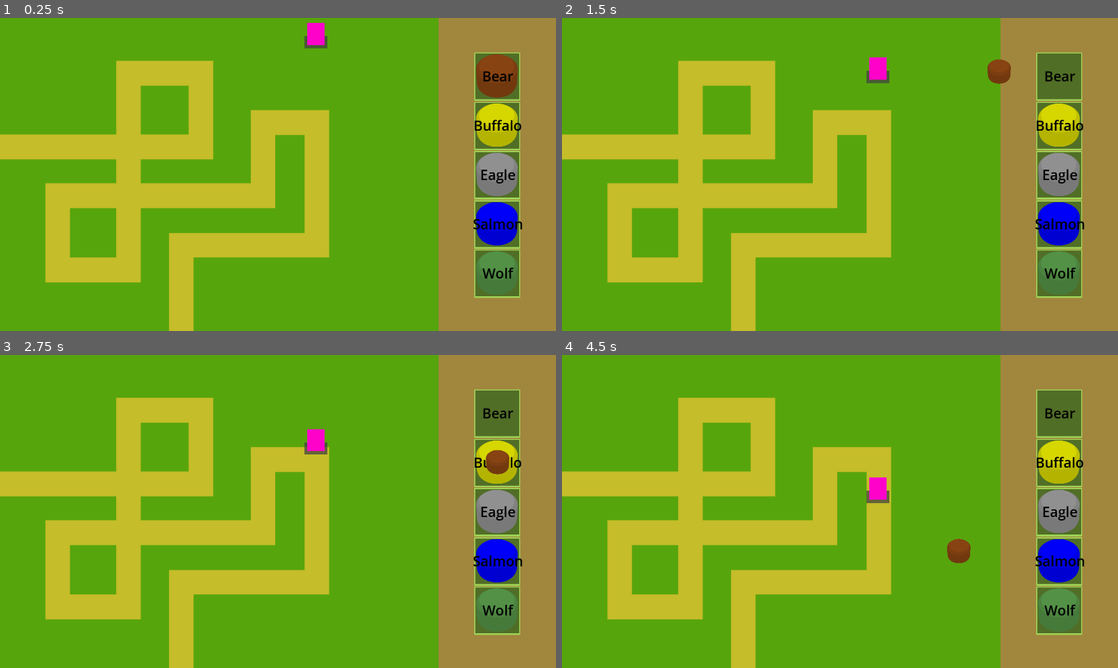
Above: before the commit, frames 1-4 (two rows, left to right).
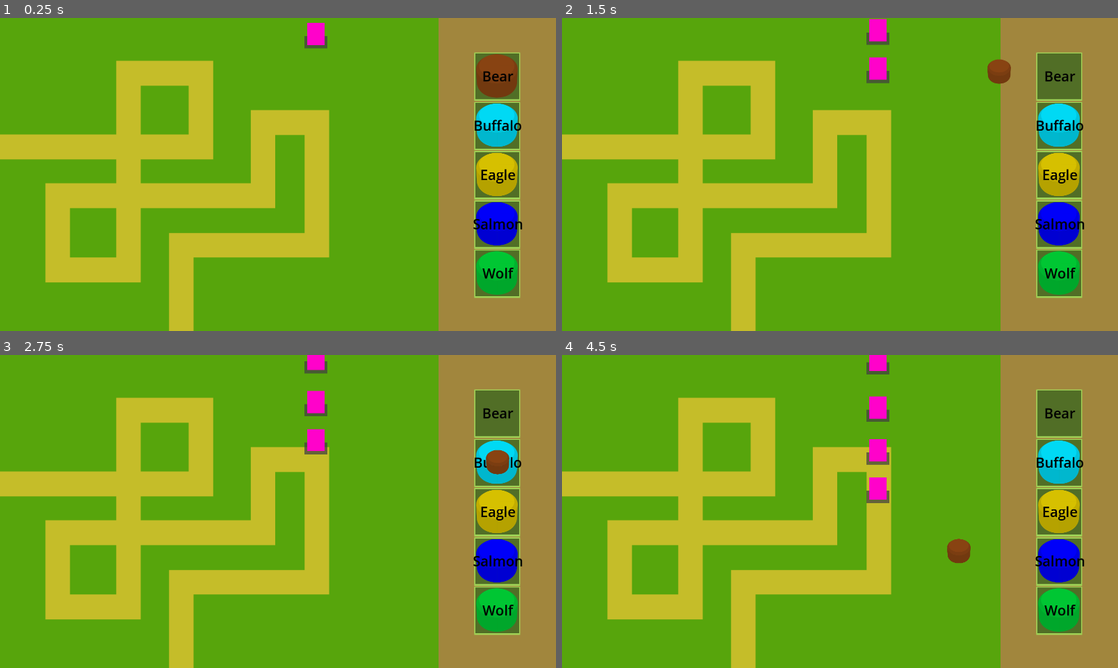
Above: after the commit, the same moments.

Repository: Gatreh/totem-tower-defence
Game: Godot game, scene res://scenes/level.tscn
Same seed, same stepped clock (60 frames per second), same inputs: the game is played once before the commit and once after it. This scene is started directly instead of the project's main scene.
Inputs (mouse positions are in pixels of both pictures, inside the frame that each line leads up to):
- Up to frame 1 (0.25 s): no input
- Up to frame 2 (1.5 s): drag from (728, 108) to (878, 39) at 0.52 s; drag from (1062, 77) to (878, 61) at 1.27 s
- Up to frame 3 (2.75 s): move the mouse to (500, 461) at 2.02 s; hold Right mouse button (right_mouse) from 2.03 s (still down); click (500, 461) at 2.17 s
- Up to frame 4 (4.5 s): release Right mouse button (right_mouse) at 2.75 s; drag from (1062, 511) to (728, 445) at 2.77 s; drag from (1062, 561) to (867, 511) at 3.52 s; drag from (1062, 608) to (756, 433) at 4.27 s

The runs differ from the first frame. In frame 1, 2.5% of the frame differs, in the area x 85-94%, y 27-89%; in frame 2, 2.8%; in frame 3, 2.7%; in frame 4, 3.3%, in the area x 54-94%, y 0-89%.

Commit message:
Added functionality for the attack types Global.AttackTypes.QUAKE and Global.AttackType.Chain

Diff:
--- a/data/resources/totem.gd
+++ b/data/resources/totem.gd
@@ -10,13 +10,14 @@
 @export var base_texture: Texture2D
 ## The colour to change the base_texture with.
 @export var modulation_color: Color = Color.WHITE
+
 @export_category("Tier 1 Stats")
 ## The base damage that is applied to the [TotemPole].
 @export var base_damage : int = 15
 ## The base attack speed that is applied to the [TotemPole]. Espressed in attacks per second.
 @export var base_attack_speed: float = 1.0
 ## The base range that is applied to the [TotemPole].
-@export var base_range : int = 600
+@export var base_range : int = 240
 ## The [member AttackType] that is applied to the [TotemPole].
 @export var attack_type : AttackType
 
@@ -27,6 +28,7 @@
 ## The ["global.gd".Element] that is applied to the [TotemPole].
 @export var element : Global.Element
 @export var gimmick : Global.Gimmick
+
 @export_category("Tier 3 Stats")
 
 ## This defines the different types of attacks that a [TotemPole] can use.
--- a/data/resources/totem_bear.tres
+++ b/data/resources/totem_bear.tres
@@ -13,7 +13,7 @@
 modulation_color = Color(0.545098, 0.270588, 0.0745098, 1)
 base_damage = 10
 base_attack_speed = 1.5
-base_range = 450
+base_range = 180
 attack_type = 2
 damage_multiplier = 1.2
 attack_speed_multiplier = 1.2
--- a/data/resources/totem_buffalo.tres
+++ b/data/resources/totem_buffalo.tres
@@ -10,7 +10,7 @@
 script = SubResource("GDScript_yv8pe")
 name = "Buffalo"
 base_texture = ExtResource("1_ccvr5")
-modulation_color = Color(0.858188, 0.858189, 1.15514e-06, 1)
+modulation_color = Color(4.42803e-06, 0.870437, 0.978577, 1)
 base_damage = 15
 base_attack_speed = 1.0
 base_range = 600
--- a/data/resources/totem_eagle.tres
+++ b/data/resources/totem_eagle.tres
@@ -10,10 +10,10 @@
 script = SubResource("GDScript_amcd7")
 name = "Eagle"
 base_texture = ExtResource("1_n62cu")
-modulation_color = Color(0.577008, 0.577008, 0.577008, 1)
+modulation_color = Color(0.860178, 0.769752, 0, 1)
 base_damage = 30
 base_attack_speed = 0.5
-base_range = 1200
+base_range = 480
 attack_type = 3
 damage_multiplier = 1.2
 attack_speed_multiplier = 1.1
--- a/data/resources/totem_salmon.tres
+++ b/data/resources/totem_salmon.tres
@@ -13,7 +13,7 @@
 modulation_color = Color(0, 0, 1, 1)
 base_damage = 7
 base_attack_speed = 1.0
-base_range = 600
+base_range = 240
 attack_type = 0
 damage_multiplier = 1.2
 attack_speed_multiplier = 1.2
--- a/data/resources/totem_wolf.tres
+++ b/data/resources/totem_wolf.tres
@@ -10,10 +10,10 @@
 script = SubResource("GDScript_wq6wc")
 name = "Wolf"
 base_texture = ExtResource("1_1blad")
-modulation_color = Color(0.33189, 0.581585, 0.281654, 1)
+modulation_color = Color(0, 0.795517, 0.203448, 1)
 base_damage = 3
 base_attack_speed = 5.0
-base_range = 600
+base_range = 240
 attack_type = 1
 damage_multiplier = 1.05
 attack_speed_multiplier = 1.6
--- a/scenes/enemy.gd
+++ b/scenes/enemy.gd
@@ -1,9 +1,9 @@
 class_name Enemy extends Area2D
 
-var max_health : int = 30
+var max_health : int = 15
 var health : int = max_health : set = set_health
 var element : Global.Element
-## Resistance denoted by type Global.Element, calculated as % meaning 100 is immunity to that type.
+## Resistance denoted by type Global.Element : value, calculated as % meaning 100 is immunity to that type.
 var element_resistance : = {
 	Global.Element.LIGHT : 1
 }
--- a/scenes/level.gd
+++ b/scenes/level.gd
@@ -2,10 +2,3 @@
 
 @export var totem : Totem
 @onready var placement_area : Area2D = $TestMap1/PlacementArea
-
-
-func _ready() -> void:
-	placement_area.valid_position.connect(func(pos: Vector2):
-		var new_totem_pole = TotemPole.new()
-		new_totem_pole.create_totem(self, pos, totem)
-	)
--- a/scenes/level.tscn
+++ b/scenes/level.tscn
@@ -31,6 +31,15 @@
 [node name="enemy" parent="TestMap1" instance=ExtResource("5_savff")]
 position = Vector2(70.7276, -261.034)
 
+[node name="enemy2" parent="TestMap1" instance=ExtResource("5_savff")]
+position = Vector2(70.7276, -330.085)
+
+[node name="enemy3" parent="TestMap1" instance=ExtResource("5_savff")]
+position = Vector2(70.7276, -407.506)
+
+[node name="enemy4" parent="TestMap1" instance=ExtResource("5_savff")]
+position = Vector2(70.7276, -493.296)
+
 [node name="PlacementArea" type="Area2D" parent="TestMap1" groups=["placement_area"]]
 position = Vector2(-506.716, -291.224)
 scale = Vector2(1.05676, 1.07463)
@@ -56,9 +65,10 @@
 
 [node name="TotemPoles" type="Node2D" parent="TestMap1"]
 unique_name_in_owner = true
+z_index = 1
 y_sort_enabled = true
-position = Vector2(-509.453, -277.25)
-scale = Vector2(0.531788, 0.523114)
+position = Vector2(-958, -530)
+scale = Vector2(0.385, 0.385)
 
 [node name="Path2D" type="Path2D" parent="TestMap1"]
 curve = SubResource("Curve2D_ici8m")
--- /dev/null
+++ b/scenes/projectiles/area_of_effect.gd
@@ -0,0 +1,26 @@
+extends Bullet
+
+var range : float
+
+@onready var sprite_2d: Sprite2D = $Sprite2D
+@onready var collision_shape_2d: CollisionShape2D = $CollisionShape2D
+
+
+func _ready() -> void:
+	area_entered.connect(_on_area_entered)
+	$Sprite2D.modulate = modulation_color
+	print(range)
+
+
+func _physics_process(delta: float) -> void:
+	# Needs range calculation to swap between scale and pixels.
+	if collision_shape_2d.shape.radius >= range:
+		queue_free()
+	# Expand to radius in one second
+	collision_shape_2d.shape.radius += range * delta
+	sprite_2d.scale += Vector2(2,2) * delta
+
+
+func _on_area_entered(area: Area2D) -> void:
+	if area.has_method("take_damage"):
+		area.take_damage(damage, element)
--- a/scenes/projectiles/bullet.gd
+++ b/scenes/projectiles/bullet.gd
@@ -1,13 +1,15 @@
 class_name Bullet extends Area2D
 
-var speed : float = 2000.0
 var damage : int
 var target : Enemy
 var element : Global.Element
+var modulation_color : Color
+var travel_speed : float = 2000.0
 
 
 func _ready() -> void:
 	area_entered.connect(_on_area_entered)
+	$Sprite2D.modulate = modulation_color
 
 
 func _physics_process(delta: float) -> void:
@@ -15,7 +17,7 @@
 		queue_free()
 		return
 	var direction = global_position.direction_to(target.global_position)
-	position += direction * speed * delta
+	position += direction * travel_speed * delta
 
 
 func _on_area_entered(area: Area2D) -> void:
--- /dev/null
+++ b/scenes/projectiles/chain_attack.gd
@@ -0,0 +1,50 @@
+extends Bullet
+
+var jumps : int = 3
+var initial_jumps : int
+var targets : Array[Enemy]
+var has_dealt_damage : bool = false
+
+func _ready() -> void:
+	initial_jumps = jumps
+	targets.append(target)
+
+	area_entered.connect(_on_area_entered)
+	$Sprite2D.modulate = modulation_color
+
+
+func _physics_process(delta: float) -> void:
+	# Make sure there actually exists a target. Otherwise free the bullet.
+	if targets == null or targets.is_empty() or target == null or not is_instance_valid(target):
+		queue_free()
+		return
+
+	var direction = global_position.direction_to(target.global_position)
+	position += direction * travel_speed * delta
+
+	if global_position.distance_to(target.global_position) < 30 and not has_dealt_damage:
+		if target.has_method("take_damage"):
+			target.take_damage(calculate_damage(), element)
+			has_dealt_damage = true
+			targets.erase(target)
+
+			if not targets.is_empty():
+				target = targets.front()
+				has_dealt_damage = false
+			else:
+				queue_free()
+				return
+		jumps -= 1
+		if jumps == 0:
+			queue_free()
+
+
+func calculate_damage() -> int:
+	# first time it jumps it does 100% damage, the last time it jumps it does 50% damage
+	# It always does 50% damage, then depending on how many jumps are left it adds up to 50% more damage
+	return (damage * 0.5) + (damage * 0.5 * (float(jumps) / initial_jumps if jumps > 1 else 0))
+
+
+func _on_area_entered(area: Area2D) -> void:
+	if area is Enemy and not targets.has(area):
+		targets.append(area as Enemy)
--- /dev/null
+++ b/scenes/projectiles/chain_attack.tscn
@@ -0,0 +1,17 @@
+[gd_scene load_steps=4 format=3 uid="uid://djk6w2r050tv6"]
+
+[ext_resource type="Script" path="res://scenes/projectiles/chain_attack.gd" id="1_2gmbr"]
+[ext_resource type="Texture2D" uid="uid://bhmrw2fs1mvak" path="res://assets/totem.svg" id="2_ewahw"]
+
+[sub_resource type="CircleShape2D" id="CircleShape2D_0ohnf"]
+radius = 250.0
+
+[node name="ChainAttack" type="Area2D"]
+script = ExtResource("1_2gmbr")
+
+[node name="CollisionShape2D" type="CollisionShape2D" parent="."]
+shape = SubResource("CircleShape2D_0ohnf")
+
+[node name="Sprite2D" type="Sprite2D" parent="."]
+scale = Vector2(0.429, 0.429)
+texture = ExtResource("2_ewahw")
--- /dev/null
+++ b/scenes/projectiles/quake_area.tscn
@@ -0,0 +1,18 @@
+[gd_scene load_steps=4 format=3 uid="uid://wv5i3v0rpjpu"]
+
+[ext_resource type="Script" path="res://scenes/projectiles/area_of_effect.gd" id="1_7i2u2"]
+[ext_resource type="Texture2D" uid="uid://dv32npmtyon8o" path="res://icon.svg" id="2_x171w"]
+
+[sub_resource type="CircleShape2D" id="CircleShape2D_ki2pp"]
+resource_local_to_scene = true
+
+[node name="QuakeArea" type="Area2D"]
+script = ExtResource("1_7i2u2")
+
+[node name="Sprite2D" type="Sprite2D" parent="."]
+z_index = -1
+scale = Vector2(0.375075, 0.375075)
+texture = ExtResource("2_x171w")
+
+[node name="CollisionShape2D" type="CollisionShape2D" parent="."]
+shape = SubResource("CircleShape2D_ki2pp")
--- a/scenes/projectiles/snipe_bullet.tscn
+++ b/scenes/projectiles/snipe_bullet.tscn
@@ -1,9 +1,10 @@
 [gd_scene load_steps=4 format=3 uid="uid://b2vy7iuevncak"]
 
 [ext_resource type="Script" path="res://scenes/projectiles/bullet.gd" id="1_ifj4m"]
-[ext_resource type="Texture2D" uid="uid://dv32npmtyon8o" path="res://icon.svg" id="2_pkd4y"]
+[ext_resource type="Texture2D" uid="uid://bhmrw2fs1mvak" path="res://assets/totem.svg" id="2_hytm7"]
 
 [sub_resource type="CircleShape2D" id="CircleShape2D_3781f"]
+radius = 30.0
 
 [node name="Bullet" type="Area2D"]
 scale = Vector2(0.468251, 0.468251)
@@ -12,8 +13,8 @@
 script = ExtResource("1_ifj4m")
 
 [node name="Sprite2D" type="Sprite2D" parent="."]
-scale = Vector2(0.305107, 0.305107)
-texture = ExtResource("2_pkd4y")
+scale = Vector2(0.429, 0.429)
+texture = ExtResource("2_hytm7")
 
 [node name="CollisionShape2D" type="CollisionShape2D" parent="."]
 scale = Vector2(1.56197, 1.56426)
--- a/scenes/projectiles/strike_bullet.tscn
+++ b/scenes/projectiles/strike_bullet.tscn
@@ -1,7 +1,7 @@
 [gd_scene load_steps=4 format=3 uid="uid://dfefuc245kid7"]
 
 [ext_resource type="Script" path="res://scenes/projectiles/bullet.gd" id="1_8vbvf"]
-[ext_resource type="Texture2D" uid="uid://dv32npmtyon8o" path="res://icon.svg" id="2_qii8m"]
+[ext_resource type="Texture2D" uid="uid://bhmrw2fs1mvak" path="res://assets/totem.svg" id="2_8gtqu"]
 
 [sub_resource type="CircleShape2D" id="CircleShape2D_3781f"]
 
@@ -13,8 +13,8 @@
 
 [node name="Sprite2D" type="Sprite2D" parent="."]
 position = Vector2(0, -74.7462)
-scale = Vector2(0.200213, 1.36812)
-texture = ExtResource("2_qii8m")
+scale = Vector2(0.129977, 0.888178)
+texture = ExtResource("2_8gtqu")
 
 [node name="CollisionShape2D" type="CollisionShape2D" parent="."]
 scale = Vector2(1.56197, 1.56426)
--- a/scenes/totem_draggable.gd
+++ b/scenes/totem_draggable.gd
@@ -13,6 +13,12 @@
 
 
 func _unhandled_input(event: InputEvent) -> void:
-	if event is InputEventMouseButton and event.is_pressed() and event.button_index == MOUSE_BUTTON_RIGHT:
+	var is_right_mouse_button : bool = (
+		event is InputEventMouseButton and
+		event.button_index == MOUSE_BUTTON_RIGHT and
+		event.is_pressed()
+	)
+
+	if is_right_mouse_button:
 		original_owner.texture_rect.visible = true
 		queue_free()
--- a/scenes/totem_pole.gd
+++ b/scenes/totem_pole.gd
@@ -10,7 +10,7 @@
 var gimmicks : Array[Global.Gimmick] = [Global.Gimmick.NONE]
 var max_totem_size : int = 2
 
-var _sprite_displacement : int = -95
+var _sprite_displacement : int = -38
 var _targets : Array
 
 @onready var stack_area: Area2D = $StackArea
@@ -44,6 +44,7 @@
 	sprite.texture = totem.base_texture
 	sprite.modulate = totem.modulation_color
 	sprite.position.y = _sprite_displacement * index
+	sprite.scale *= 0.4
 	add_child(sprite)
 
 
@@ -51,27 +52,47 @@
 	var bullet_amount: int = 1
 	var bullet_scene : Bullet
 	var bullets : Array[Bullet]
-	if attack_type == Totem.AttackType.SNIPE:
-		bullet_scene = preload("res://scenes/projectiles/snipe_bullet.tscn").instantiate()
-		bullet_scene.global_position = global_position
+
+	if attack_type == Totem.AttackType.CHAIN:
+		bullet_scene = preload("res://scenes/projectiles/chain_attack.tscn").instantiate()
+		bullet_scene.jumps = 3
 		bullets.append(bullet_scene)
-	if attack_type == Totem.AttackType.STRIKE:
-		bullet_scene = preload("res://scenes/projectiles/strike_bullet.tscn").instantiate()
-		bullet_scene.global_position = targets.front().global_position + Vector2(0, -1080)
-		bullets.append(bullet_scene)
+
 	if attack_type == Totem.AttackType.FLURRY:
 		bullet_amount = 3
 		for n in bullet_amount:
-			bullet_scene = preload("res://scenes/projectiles/strike_bullet.tscn").instantiate()
-			bullet_scene.global_position = global_position + Vector2(randi_range(-20, 20), randi_range(-20, 20))
+			bullet_scene = preload("res://scenes/projectiles/snipe_bullet.tscn").instantiate()
+			bullet_scene.global_position += Vector2(randi_range(-20, 20), randi_range(-20, 20))
 			bullets.append(bullet_scene)
+
+	if attack_type == Totem.AttackType.QUAKE:
+		bullet_scene = preload("res://scenes/projectiles/quake_area.tscn").instantiate()
+		bullet_scene.range = range
+		bullets.append(bullet_scene)
+
+	if attack_type == Totem.AttackType.SNIPE:
+		bullet_scene = preload("res://scenes/projectiles/snipe_bullet.tscn").instantiate()
+		bullets.append(bullet_scene)
+
+	if attack_type == Totem.AttackType.STRIKE:
+		bullet_scene = preload("res://scenes/projectiles/strike_bullet.tscn").instantiate()
+		# Get target position
+		bullet_scene.global_position = targets.front().global_position - self.global_position + Vector2(0, -1080)
+		bullets.append(bullet_scene)
+
 	for bullet in bullets:
 		bullet.target = targets.front() as Enemy
 		bullet.damage = damage
 		bullet.element = element
+		if totem_stack.size() > 1:
+			bullet.modulation_color = totem_stack[1].modulation_color
+		else:
+			bullet.modulation_color = Color.WEB_GRAY
 		for gimmick in gimmicks:
 			bullet.set_collision_mask_value(gimmick, true)
-		get_tree().root.get_node("Level").add_child(bullet)
+
+		#get_tree().root.get_node("Level").add_child(bullet)
+		add_child(bullet)
 		await get_tree().create_timer((1 / attack_speed) / bullet_amount * 0.18).timeout
 
 
@@ -83,15 +104,18 @@
 				attack_speed = totem_stack[totem_index].base_attack_speed
 				range = totem_stack[totem_index].base_range
 				attack_type = totem_stack[totem_index].attack_type
-			1: # totem_index 1 ads the element and gimmick to the tower
+
+			1: # totem_index 1 upgrades the stats and adds the element and gimmick to the tower
 				damage *= totem_stack[totem_index].damage_multiplier
 				attack_speed *= totem_stack[totem_index].attack_speed_multiplier
 				range *= totem_stack[totem_index].range_multiplier
 				element = totem_stack[totem_index].element
-				#add collision shape based on gimmick.
+
+				# Add collision layer based on gimmick
 				attack_area.set_collision_mask_value(totem_stack[totem_index].gimmick, true)
 				gimmicks.append(totem_stack[totem_index].gimmick)
-			2: # totem_index 2 creates combination elements and adds a second gimmick
+
+			2: # totem_index 2 upgrades the stats again, creates combination elements and adds a second gimmick
 				pass
 		# Create a Sprite2D, add the current totems texture and coloration to it and displace it.
 		# Then add it as a child.
--- a/scenes/totem_pole.tscn
+++ b/scenes/totem_pole.tscn
@@ -3,15 +3,14 @@
 [ext_resource type="Script" path="res://scenes/totem_pole.gd" id="1_epydi"]
 
 [sub_resource type="CapsuleShape2D" id="CapsuleShape2D_gw416"]
-radius = 157.0
-height = 334.0
+radius = 62.8
+height = 133.6
 
 [sub_resource type="CircleShape2D" id="CircleShape2D_ark4j"]
 resource_local_to_scene = true
 radius = 600.0
 
 [node name="TotemPole" type="Node2D"]
-scale = Vector2(0.4, 0.4)
 script = ExtResource("1_epydi")
 
 [node name="StackArea" type="Area2D" parent="."]
